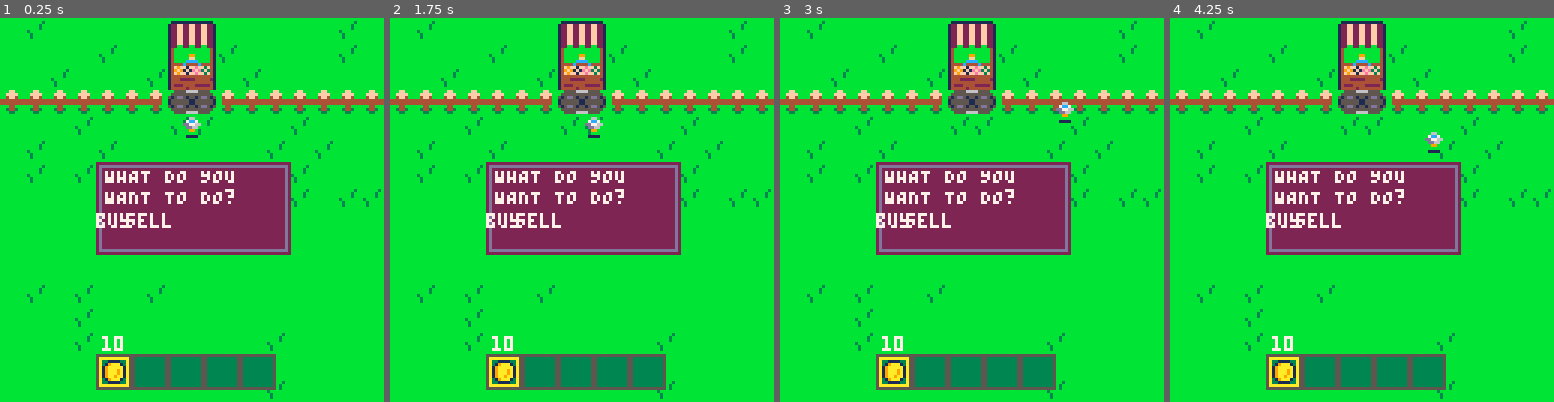
Above: before the commit, frames 1-4 (left to right).
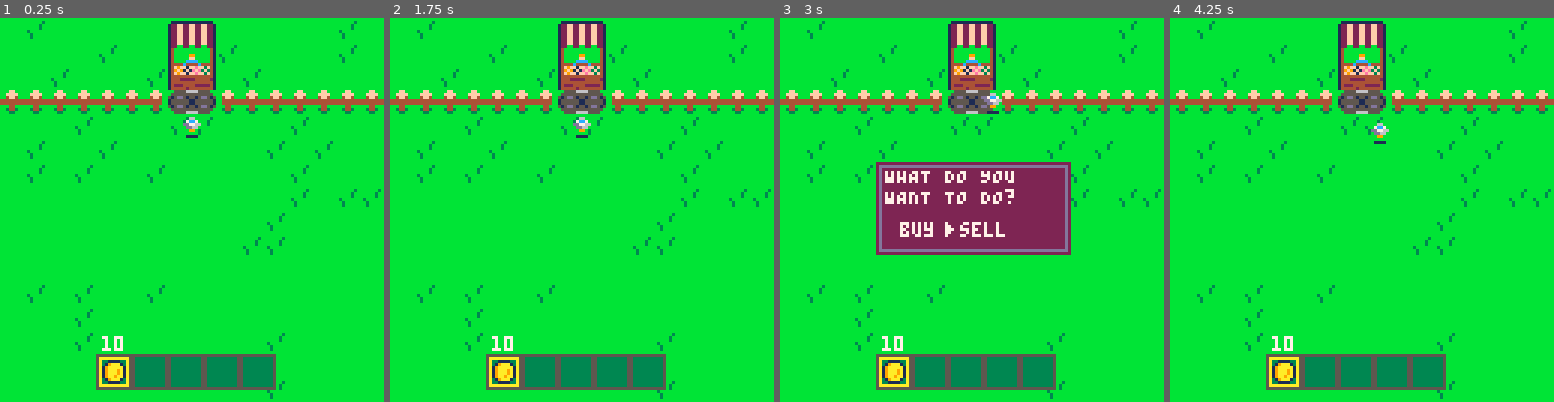
Above: after the commit, the same moments.

Repository: ritasker/SunDropHill
Game: PICO-8 cartridge sundrop_hill.p8
The game is run twice, just before and just after one commit, with the same random seed, the same clock (stepped at 60 frames per second) and the same inputs.
Inputs:
- Up to frame 1 (0.25 s): no input
- Up to frame 2 (1.75 s): tap X (X key) at 0.33, 1.07 s; tap O (Z key) at 0.7, 1.7 s; hold Right from 1.6 s (still down)
- Up to frame 3 (3 s): tap X (X key) at 1.85, 2.97 s; release Right at 2.1 s; tap O (Z key) at 2.1, 2.5, 2.9 s; hold Up 2.15-2.42 s; hold Right from 2.47 s (still down)
- Up to frame 4 (4.25 s): release Right at 3.03 s; hold Left 3.08-3.58 s; tap O (Z key) at 3.3, 3.7, 4.1 s; hold Down 3.63-3.97 s; hold Right from 4.02 s (still down); tap X (X key) at 4.08 s

The runs differ from the first frame. In frame 1, 12% of the frame differs, in the area x 25-76%, y 37-62%; in frame 2, 13%; in frame 3, 1.0%; in frame 4, 13%, in the area x 25-76%, y 27-62%.

Commit message:
Update menu system

Diff:
--- a/entities/menu.lua
+++ b/entities/menu.lua
@@ -1,19 +1,61 @@
 function imenu()
     menu_visable=false
+    show_buy_menu=false
+    show_sell_menu=false
+    show_top_menu=false
+
+    m_sel=1
     store_menu={"buy","sell"}
 end
 
 function umenu()
-
+    if btnp(➡️) then
+        if m_sel < #store_menu then
+            m_sel+=1
+        else
+            m_sel=1
+        end
+    elseif btnp(⬅️) then
+        if m_sel > 1 then
+            m_sel-=1
+        else
+            m_sel=#store_menu
+        end
+    elseif btnp(❎) then
+        if store_menu[m_sel] == "buy" then
+            show_buy_menu=true
+        elseif store_menu[m_sel] == "sell" then
+            show_sell_menu=true
+        end
+    elseif btnp(🅾️) then
+        if show_buy_menu or show_sell_menu then
+            show_buy_menu=false
+            show_sell_menu=false
+        else
+            show_top_menu=false
+        end
+    end
+    menu_visable=show_buy_menu or show_sell_menu or show_top_menu
 end
 
 function dmenu()
-    rectfill(32,48,96,78,2)
-    rect(33,49,95,77,13)
-    print("WHAT DO YOU", 35, 50, 7)
-    print("WANT TO DO?", 35, 57, 7)
+    if show_top_menu then
+        rectfill(32,48,96,78,2)
+        rect(33,49,95,77,13)
+        print("WHAT DO YOU", 35, 50, 7)
+        print("WANT TO DO?", 35, 57, 7)
 
-    for i=1,#store_menu do
-        print(store_menu[i],32+(10*(i-1)),65,7)
+        for i=1,#store_menu do
+            print(store_menu[i],40+(20*(i-1)),68,7)
+            print("▶", 35+(20*(m_sel-1)),68,7)
+        end
+    elseif show_buy_menu then
+        rectfill(32,48,96,78,2)
+        rect(33,49,95,77,13)
+        print("buy", 35, 50, 7)
+    elseif show_sell_menu then
+        rectfill(32,48,96,78,2)
+        rect(33,49,95,77,13)
+        print("sell", 35, 50, 7)
     end
 end
--- a/entities/player.lua
+++ b/entities/player.lua
@@ -13,14 +13,16 @@
   local lx=plr.x
   local ly=plr.y
 
-  if btn(➡️) then
-    plr.x += 1
-  elseif btn(⬅️) then
-    plr.x -= 1
-  elseif btn(⬆️) then
-    plr.y -= 1
-  elseif btn(⬇️) then
-    plr.y += 1
+  if not menu_visable then
+    if btn(➡️) then
+      plr.x += 1
+    elseif btn(⬅️) then
+      plr.x -= 1
+    elseif btn(⬆️) then
+      plr.y -= 1
+    elseif btn(⬇️) then
+      plr.y += 1
+    end
   end
 
   if collide() or off_screen() then
@@ -37,26 +39,30 @@
     elseif over_fully_grown_crop(ptx, pty) then
       harvest(ptx, pty)
     elseif at_store(ptx, pty) then
-      gold=get_inv_item_by_name(inv, "gold")
-      if gold != nil then
-        if gold.qty>0 then
-          gold.qty-=1
-
-          if gold.qty == 0 then
-            del(inv,gold)
-          end
-
-          seeds=get_inv_item_by_name(inv, "seeds")
-          if seeds==nil then
-            add(inv, {
-              name="seeds",
-              qty=1,
-              sp=16
-            })
-          else
-            seeds.qty+=1
-          end
-        end
+      if not menu_visable then
+      m_sel=1
+      show_top_menu=true
+      -- gold=get_inv_item_by_name(inv, "gold")
+      -- if gold != nil then
+      --   if gold.qty>0 then
+      --     gold.qty-=1
+
+      --     if gold.qty == 0 then
+      --       del(inv,gold)
+      --     end
+
+      --     seeds=get_inv_item_by_name(inv, "seeds")
+      --     if seeds==nil then
+      --       add(inv, {
+      --         name="seeds",
+      --         qty=1,
+      --         sp=16
+      --       })
+      --     else
+      --       seeds.qty+=1
+      --     end
+      --   end
+      -- end
       end
     elseif over_planted_seeds then
       water(ptx,pty)
